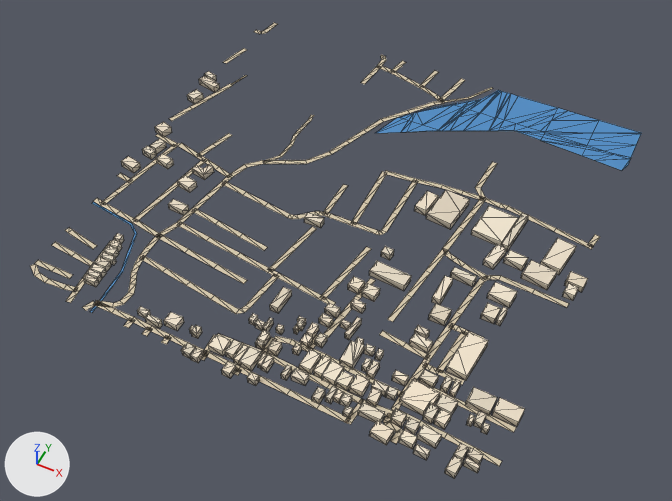
One commit to the glTF model public/assets/bengaluru-region-v1/tiles/t9_-22-l0.glb: the scene before it, then after it.
Camera for both pictures: a 50 mm lens placed at (5051.0, -11393.0, 715.0), pointed at (4753.0, -10797.0, -31.0). Arrows for +X, +Y and +Z are at lower left; the lights stay in place. The first picture is the older version. Mesh edges are drawn as thin lines.

Objects in the first picture: 'building', 'ground', 'water'.
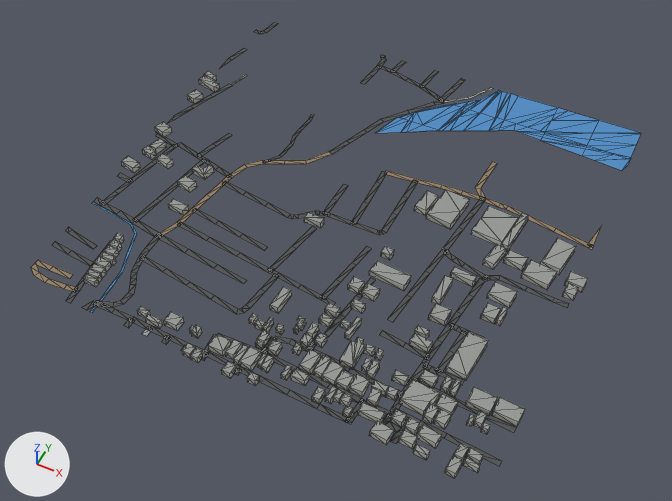
What differs and where, as boxes [x1, y1, x2, y2] in the pictures (672 x 501 px; the box of a moved part takes in the faces that stretch with it):
'ground', reshaped: before [31, 23, 600, 466]; after [31, 23, 602, 466]
part 1 of me_building, recoloured: [83, 71, 588, 477] in both
part 2 of me_ground, moved or reshaped: before [31, 48, 600, 466]; after [31, 48, 602, 466]
part 3 of me_ground, moved or reshaped: [381, 55, 493, 99] in both
part 4 of me_ground, recoloured: before [34, 23, 600, 444]; after [31, 23, 591, 444]

The edits, one by one:
me_building is used by ob_building; location (4500.0, -11000.0, 0.0).
me_building had 1008 vertices, 1266 faces and spanned x -6.0..508.0, y -8.0..367.0, z 0.0..8.0.
me_building now has 1008 vertices, 1524 faces and spans x -6.0..508.0, y -8.0..367.0, z 0.0..8.0.
me_building part 1: 1266 kept faces spanning x -6.0..508.0, y -8.0..367.0, z 0.0..8.0 get new vertex colours.
me_ground is used by ob_ground; location (4500.0, -11000.0, 0.0).
me_ground had 622 vertices, 496 faces and spanned x -3.0..503.0, y -1.0..501.0, z 1.0.
me_ground now has 635 vertices, 509 faces and spans x 0.0..500.0, y 0.0..500.0, z 1.0.
Part 2, on me_ground:
25 vertices are removed from x -3.0..497.0, y -1.0..398.0, z 1.0.
61 faces are deleted.
3 vertices in x -1.0..216.0, y 61.0..124.0, z 1.0 move by (1.0, 0.0, 0.0).
21 vertices move from x -3.0..503.0, y 1.0..335.0, z 1.0 to x 0.0..500.0, y 0.0..335.0, z 1.0.
29 vertices are added at x 0.0..500.0, y 0.0..410.0, z 1.0.
5 new vertices lie (0.0, 6.0, 0.0) away from vertices in x 0.0..485.0, y 21.0..243.0, z 1.0.
70 new faces join them.
Part 3, on me_ground:
5 vertices are removed from x 169.0..318.0, y 498.0..501.0, z 1.0.
8 faces are deleted.
9 vertices are added at x 169.0..319.0, y 490.0..500.0, z 1.0.
12 new faces join them.
me_ground part 4: 427 kept faces spanning x 0.0..500.0, y 0.0..500.0, z 1.0 get new vertex colours; the middle colour goes from beige #d7c9ae to dark grey #535556.
